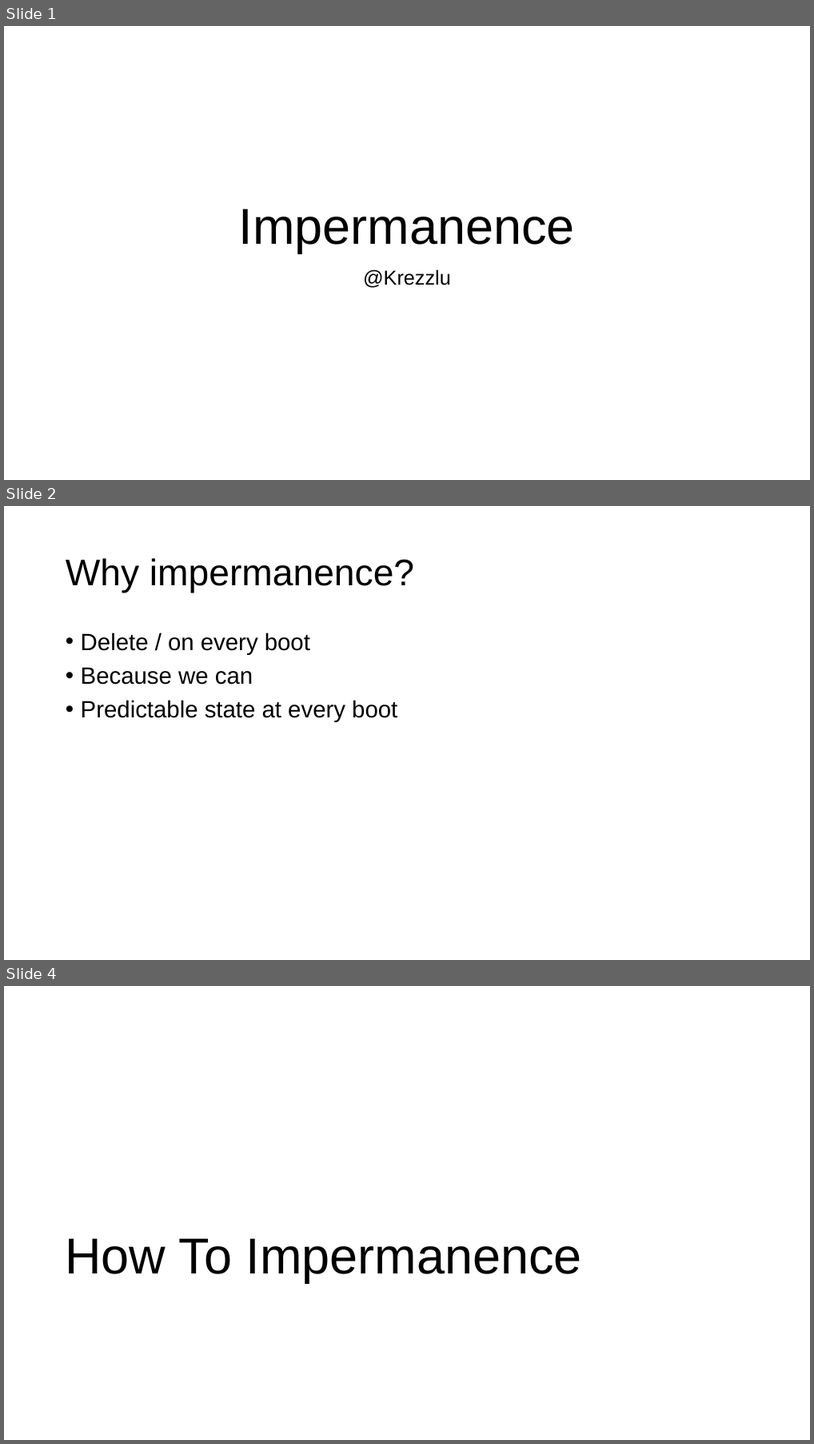
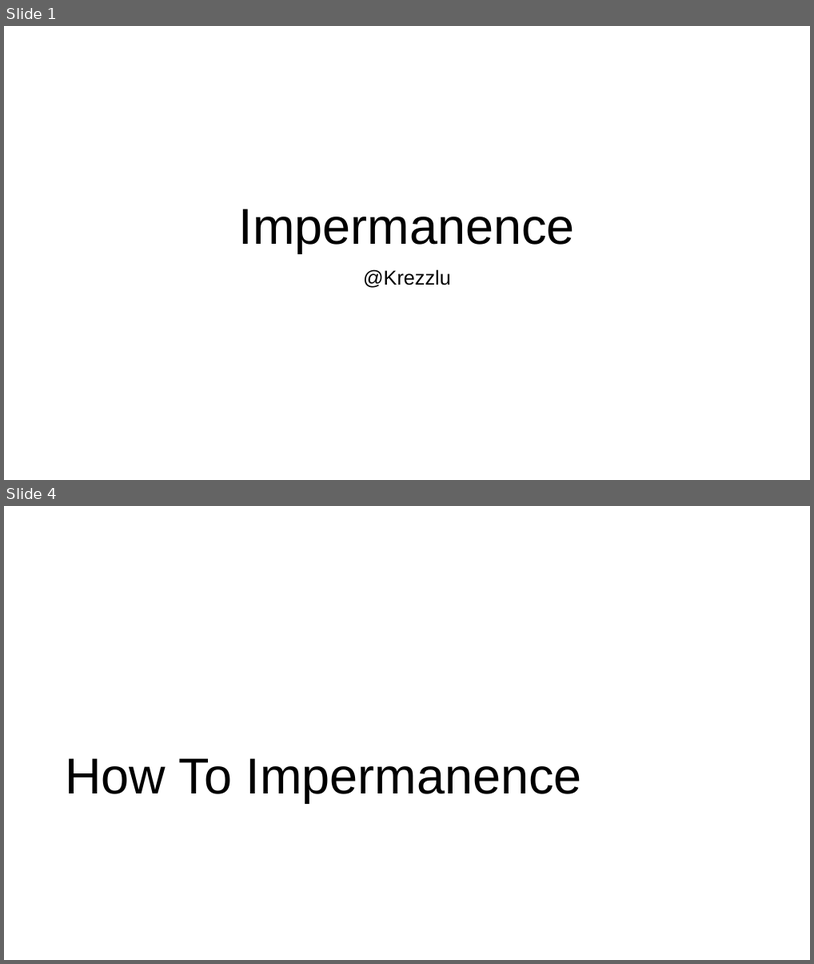
Before and after one commit to Krezzlu/impermanence, a slide deck: slides/slides.odp. Shown one above the other, each under a label of ours: slides 1, 2 and 4 before the commit, slides 1 and 4 after it; the slides between them are not shown. The pictures are 814x1444 and 814x964 pixels, drawn with LibreOffice and Linux fonts; fonts in the diff are those of the drawing. Boxes give left, top, right and bottom in pixels: in the first picture for what was removed or moved away, otherwise in the second. Text is boxed around its words. In the diff, an @@ line names an element or a change of style, - is before the commit and + after.

```diff
--- a/slides/slides.odp
+++ b/slides/slides.odp
@@ slide 2 removed at [4, 506, 810, 960], background #FFFFFF @@
@@ title removed at [66, 558, 414, 593] @@
-Why impermanence?
@@ text removed at [81, 632, 398, 722] @@
-• Delete / on every boot
-• Because we can
-• Predictable state at every boot
```
Also in this commit, not shown: 1 slide changed, 3 slides added, 1 other slide removed, 2 other files.
